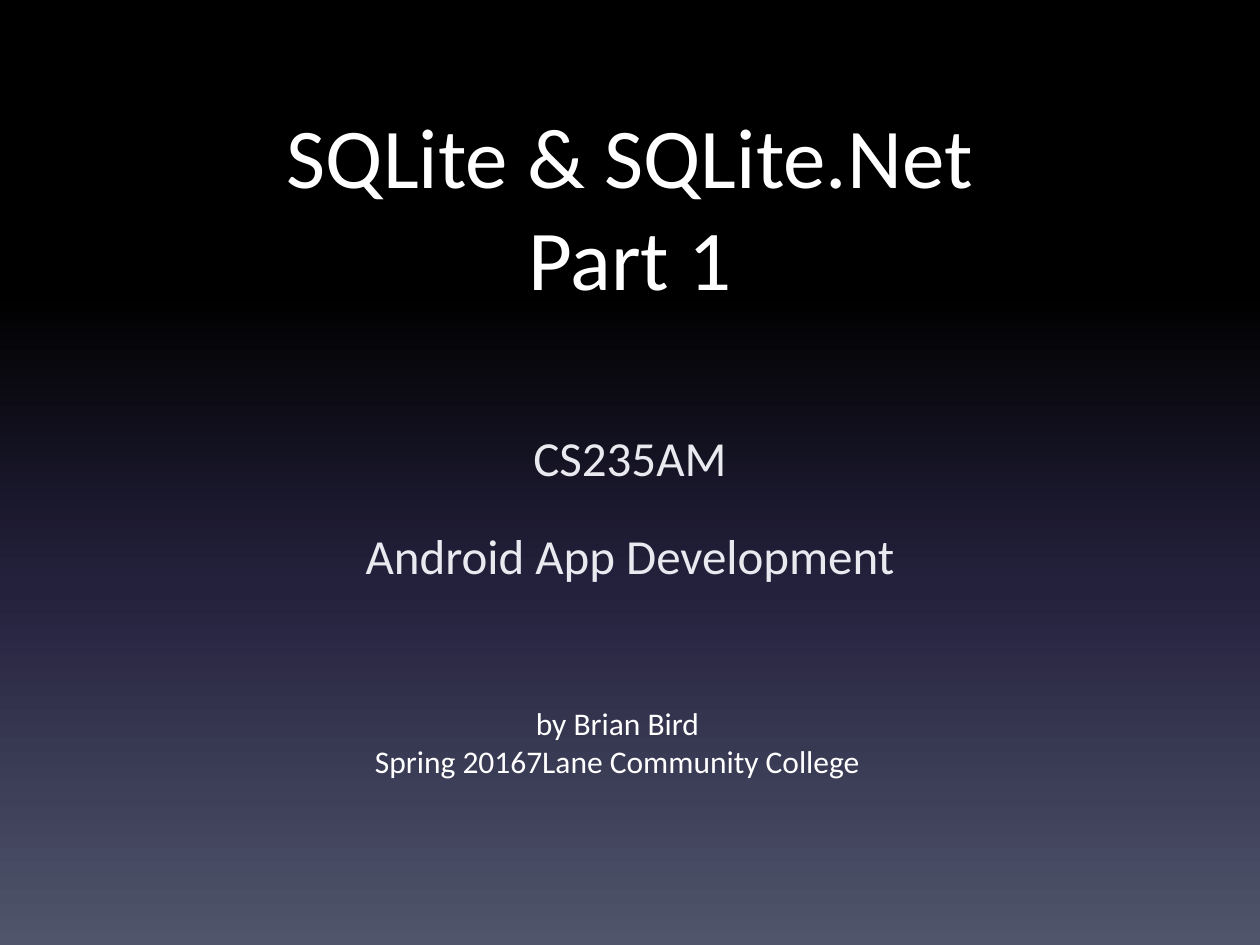
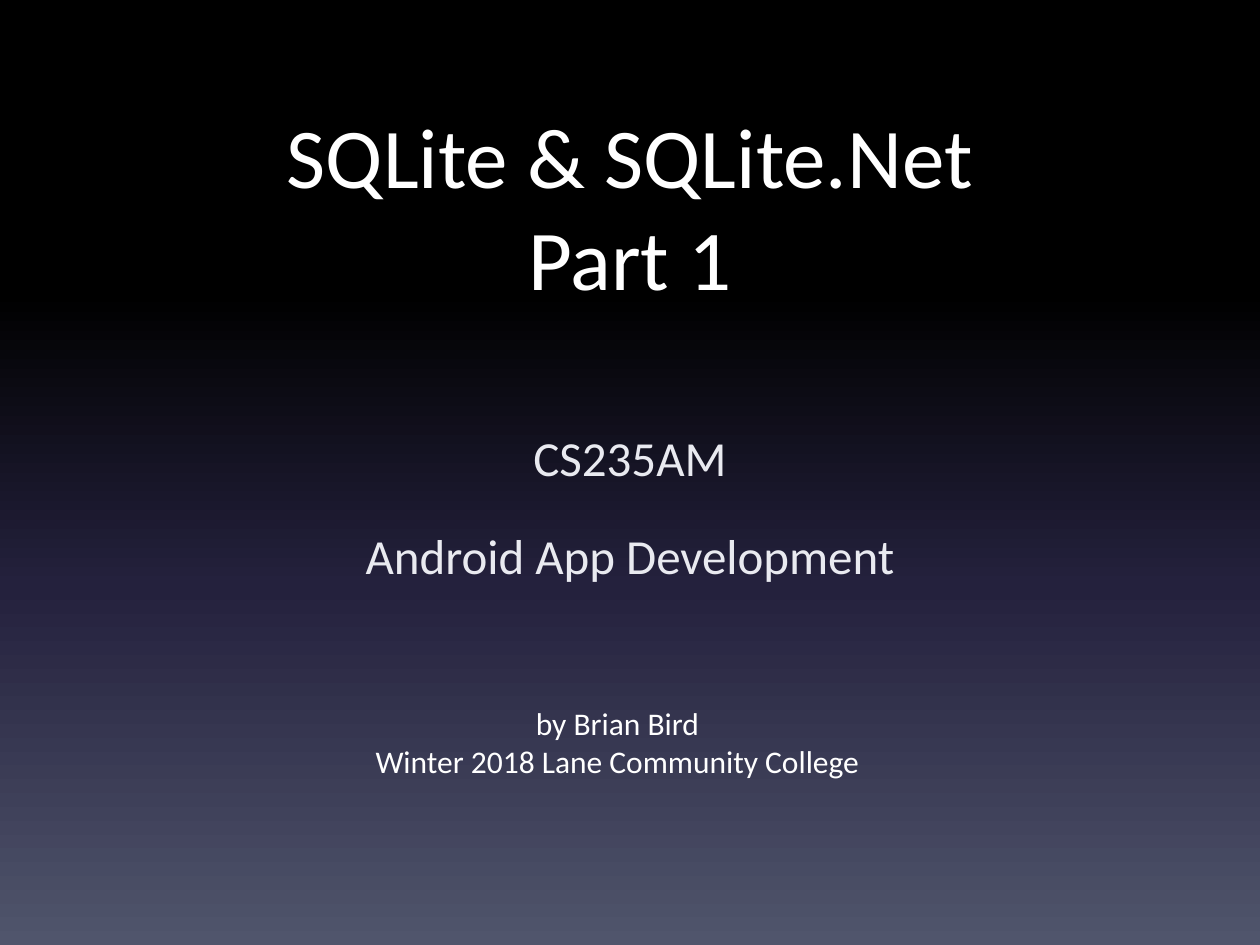
Before and after one commit to LCC-CIT/CS235AM-CourseMaterials, a slide deck: slide 1 of Slides/Wk7Day1-SQLite.pptx. Drawn at 1260x945 pixels with LibreOffice and Linux fonts; fonts in the diff are those of the drawing. Boxes give left, top, right and bottom in pixels: in the first picture for what was removed or moved away, otherwise in the second. Text is boxed around its words. In the diff, an @@ line names an element or a change of style, - is before the commit and + after.

Commit message:
Updated slides

```diff
--- a/Slides/Wk7Day1-SQLite.pptx
+++ b/Slides/Wk7Day1-SQLite.pptx
@@ text at bbox=[376, 751, 859, 779]: text changed @@
-Spring 20167Lane Community College
+Winter 2018 Lane Community College
```
Also in this commit, not shown: 2 other slides changed, 2 other files.
